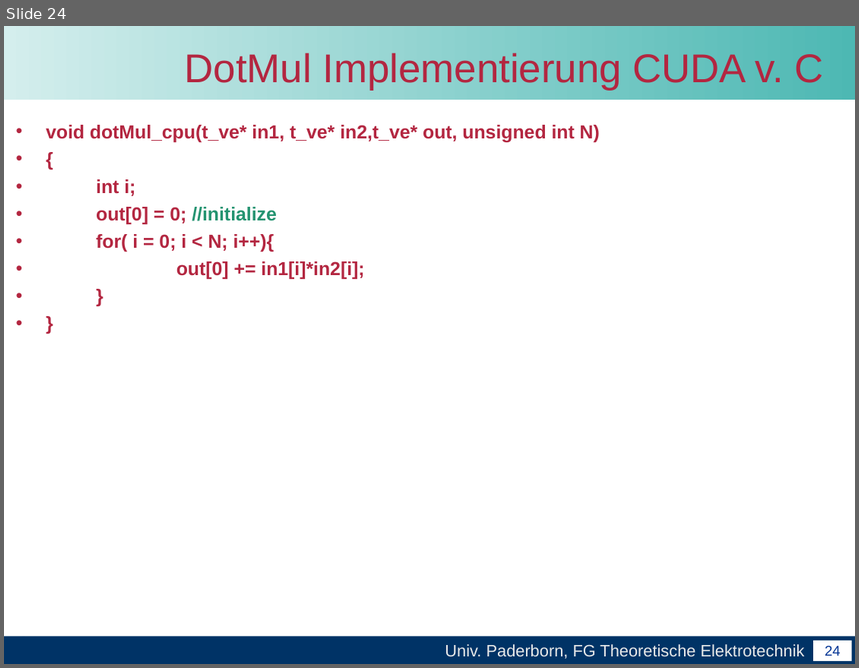
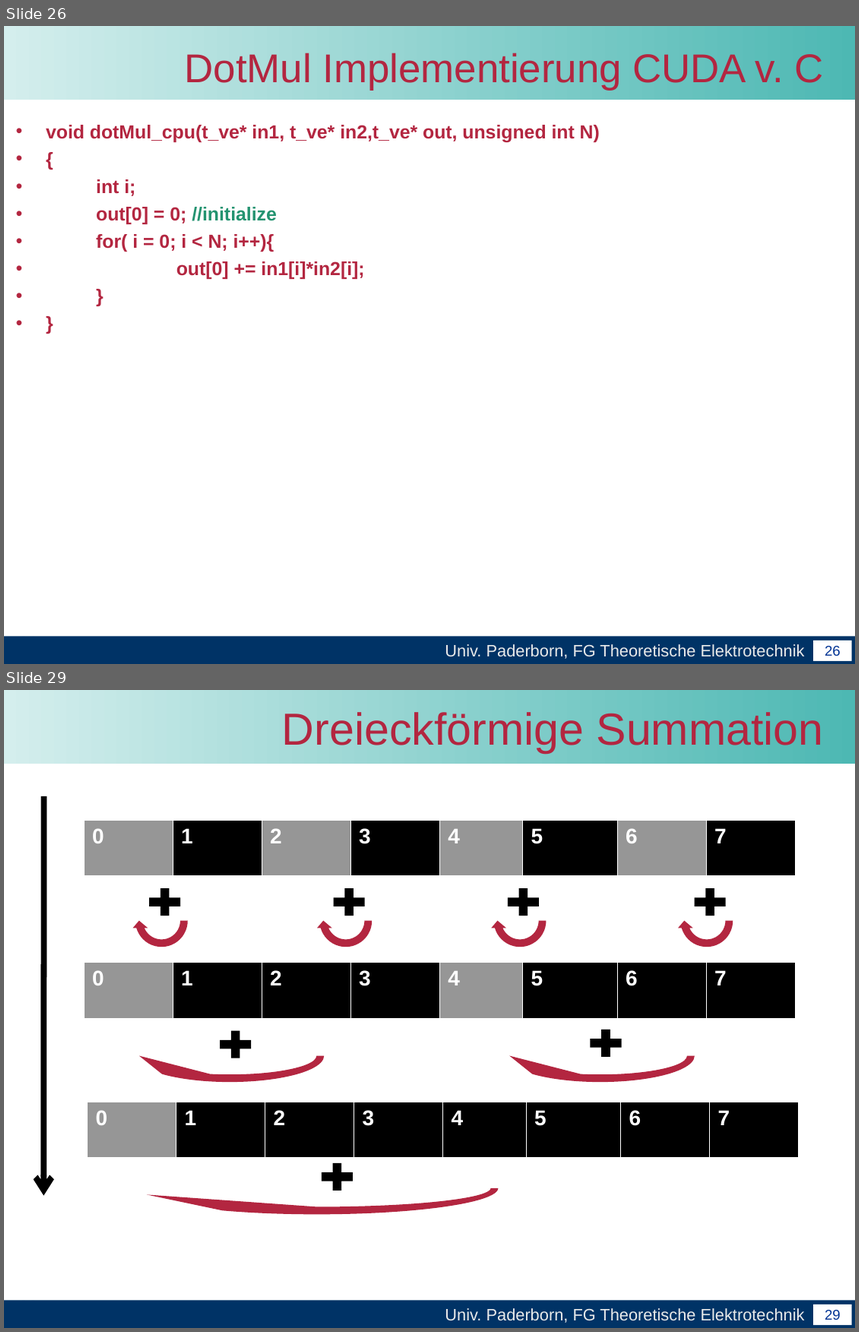
Before and after one commit to unconditional/projektarbeitcuda, a slide deck: Vortrag/Zwischenvortrag der Projektarbeit CUDA(xby).ppt. Shown one above the other, each under a label of ours: slide 24 before the commit, slides 26 and 29 after it; the slides between them are not shown. The pictures are 859x668 and 859x1332 pixels, drawn with LibreOffice and Linux fonts; fonts in the diff are those of the drawing; background and template pictures are left out. Boxes give left, top, right and bottom in pixels: in the first picture for what was removed or moved away, otherwise in the second. Text is boxed around its words. In the diff, an @@ line names an element or a change of style, - is before the commit and + after.

```diff
--- a/Vortrag/Zwischenvortrag der Projektarbeit CUDA(xby).ppt
+++ b/Vortrag/Zwischenvortrag der Projektarbeit CUDA(xby).ppt
@@ slide 29 added at [4, 690, 855, 1328], background #FFFFFF; not listed: 4 template elements that a slide beside it also shows @@
@@ title added at [282, 712, 824, 753], 38 pt, text #B32640 @@
+Dreieckförmige Summation
@@ arrow added from (44, 796) to (44, 1195), #000000 4.99 pt @@
@@ table added at [84, 820, 797, 876], 1 rows, 8 columns @@
+0 | 1 | 2 | 3 | 4 | 5 | 6 | 7
@@ freeform shape added at [132, 891, 191, 951], fill #B32640 @@
@@ freeform shape added at [144, 883, 186, 921], fill #000000 @@
@@ freeform shape added at [316, 891, 375, 951], fill #B32640 @@
@@ freeform shape added at [329, 883, 371, 921], fill #000000 @@
@@ freeform shape added at [490, 891, 550, 951], fill #B32640 @@
@@ freeform shape added at [502, 883, 544, 921], fill #000000 @@
@@ freeform shape added at [677, 891, 737, 951], fill #B32640 @@
@@ freeform shape added at [690, 883, 732, 921], fill #000000 @@
@@ table added at [84, 962, 797, 1018], 1 rows, 8 columns @@
+0 | 1 | 2 | 3 | 4 | 5 | 6 | 7
@@ freeform shape added at [132, 1026, 329, 1086], fill #B32640 @@
@@ freeform shape added at [215, 1026, 257, 1064], fill #000000 @@
@@ freeform shape added at [502, 1026, 699, 1086], fill #B32640 @@
@@ freeform shape added at [585, 1024, 627, 1062], fill #000000 @@
@@ table added at [88, 1102, 799, 1158], 1 rows, 8 columns @@
+0 | 1 | 2 | 3 | 4 | 5 | 6 | 7
@@ freeform shape added at [132, 1158, 502, 1217], fill #B32640 @@
@@ freeform shape added at [316, 1158, 358, 1195], fill #000000 @@
@@ what was slide 24 is now slide 26 @@
@@ page number at [825, 646, 841, 657]: text changed @@
-24
+26
```
Also in this commit, not shown: 2 slides changed, 8 other slides added.
